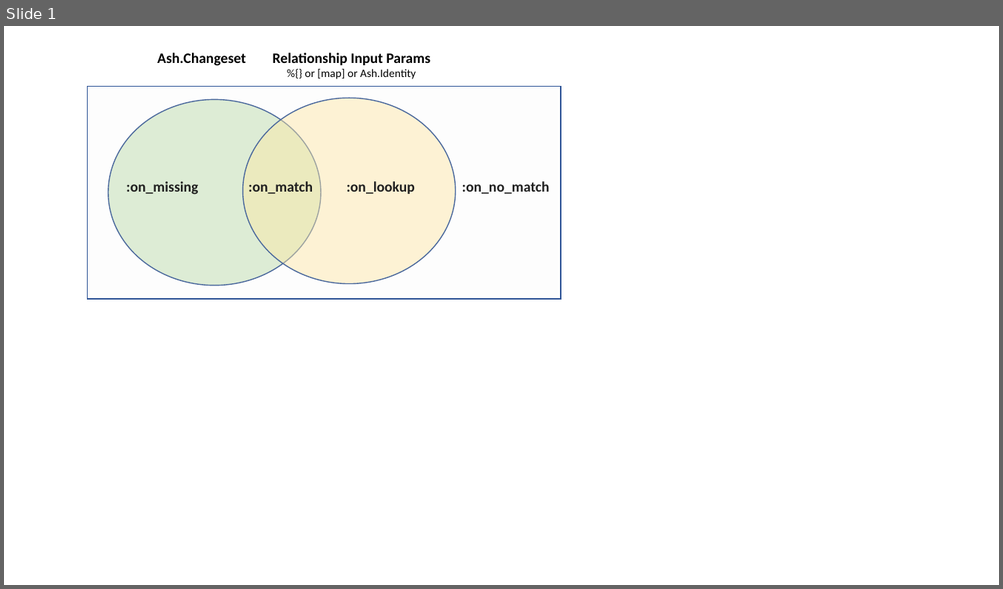
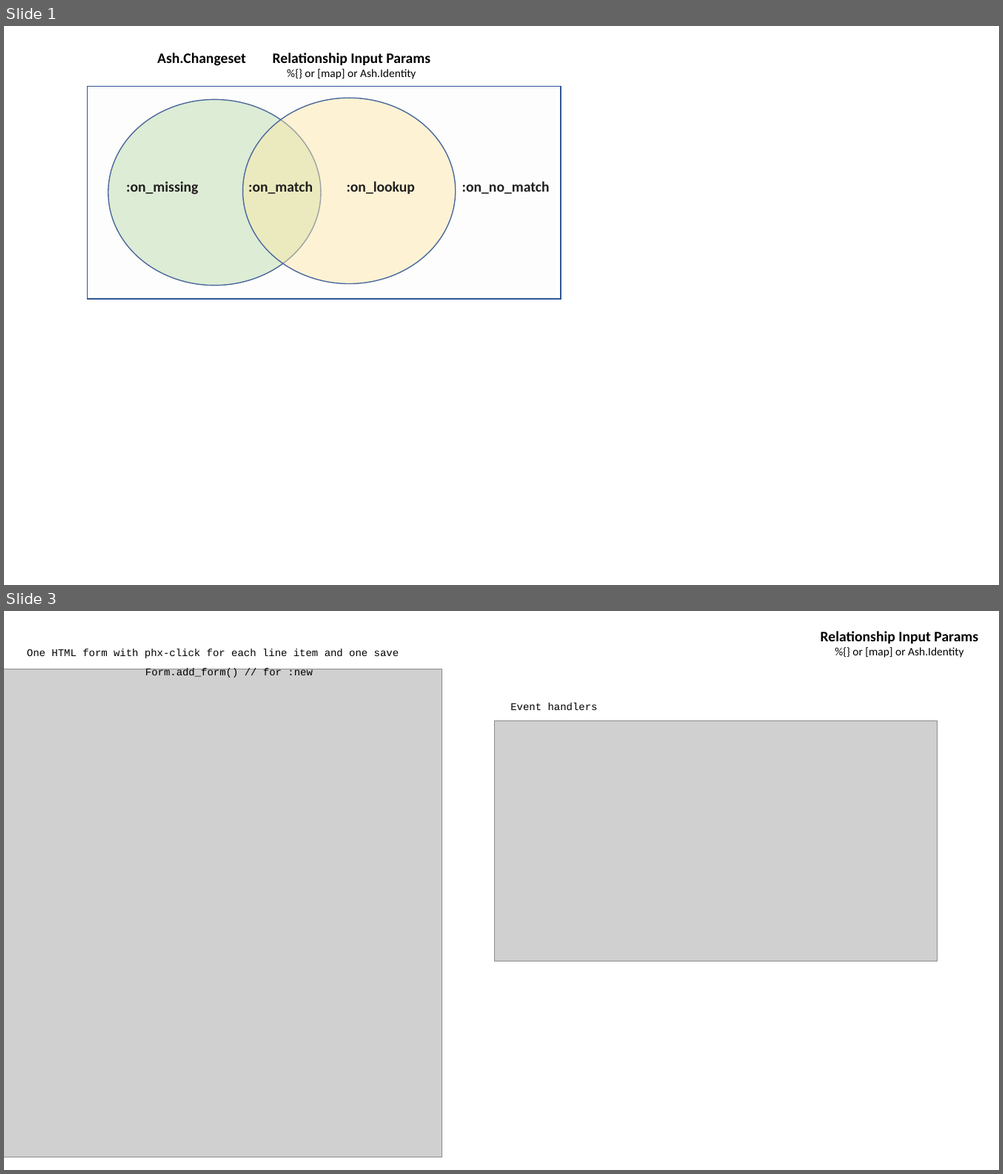
Before and after one commit to mrjbj/form_validator, a slide deck: notebook/Manage_Relationship.pptx. Shown one above the other, each under a label of ours: slide 1 before the commit, slides 1 and 3 after it; the slides between them are not shown. The pictures are 1003x589 and 1003x1174 pixels, drawn with LibreOffice and Linux fonts; fonts in the diff are those of the drawing; grey boxes stand for pictures. Boxes give left, top, right and bottom in pixels: in the first picture for what was removed or moved away, otherwise in the second. Text is boxed around its words. In the diff, an @@ line names an element or a change of style, - is before the commit and + after.

```diff
--- a/notebook/Manage_Relationship.pptx
+++ b/notebook/Manage_Relationship.pptx
@@ slide 3 added at box(4, 611, 999, 1170), background #FFFFFF @@
@@ text added at box(820, 631, 978, 658), 11 pt, text #000000 @@
+Relationship Input Params
+%{} or [map] or Ash.Identity
@@ text added at box(27, 649, 399, 658), 10 pt, text #000000 @@
+One HTML form with phx-click for each line item and one save
@@ picture added at box(4, 669, 442, 1157) @@
@@ text added at box(145, 668, 313, 678), 10 pt, text #000000 @@
+Form.add_form() // for :new
@@ picture added at box(495, 721, 937, 961) @@
@@ text added at box(510, 703, 597, 710), 10 pt, text #000000 @@
+Event handlers
```
Also in this commit, not shown: 6 other slides added, 1 other file.
